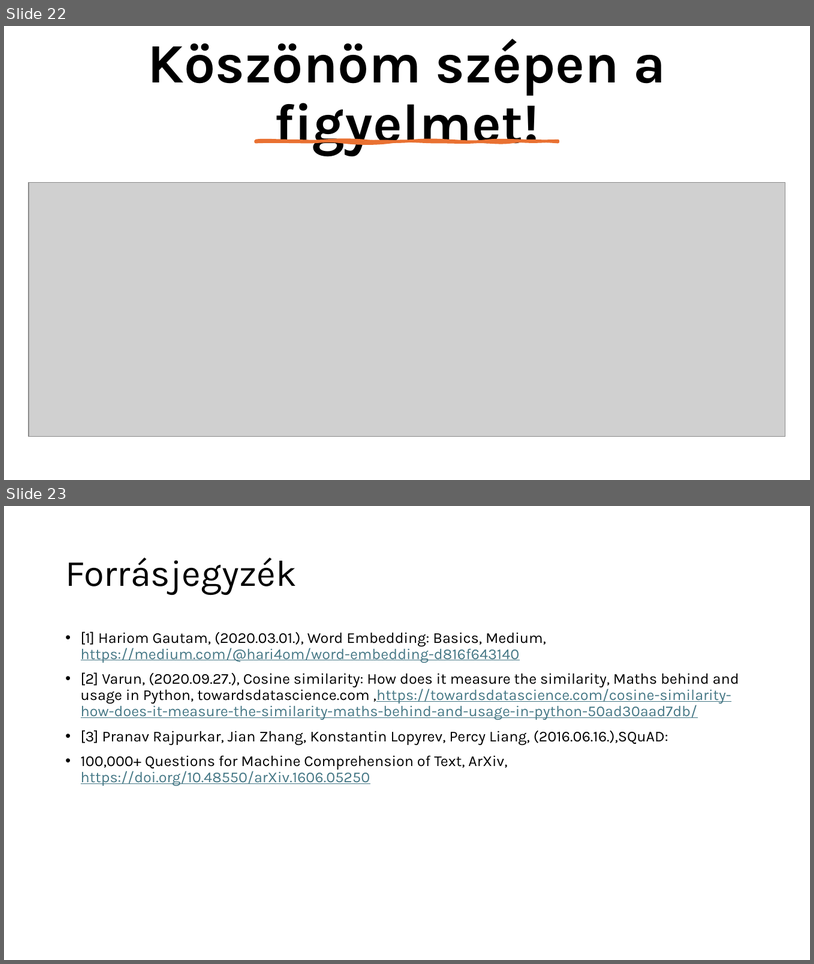
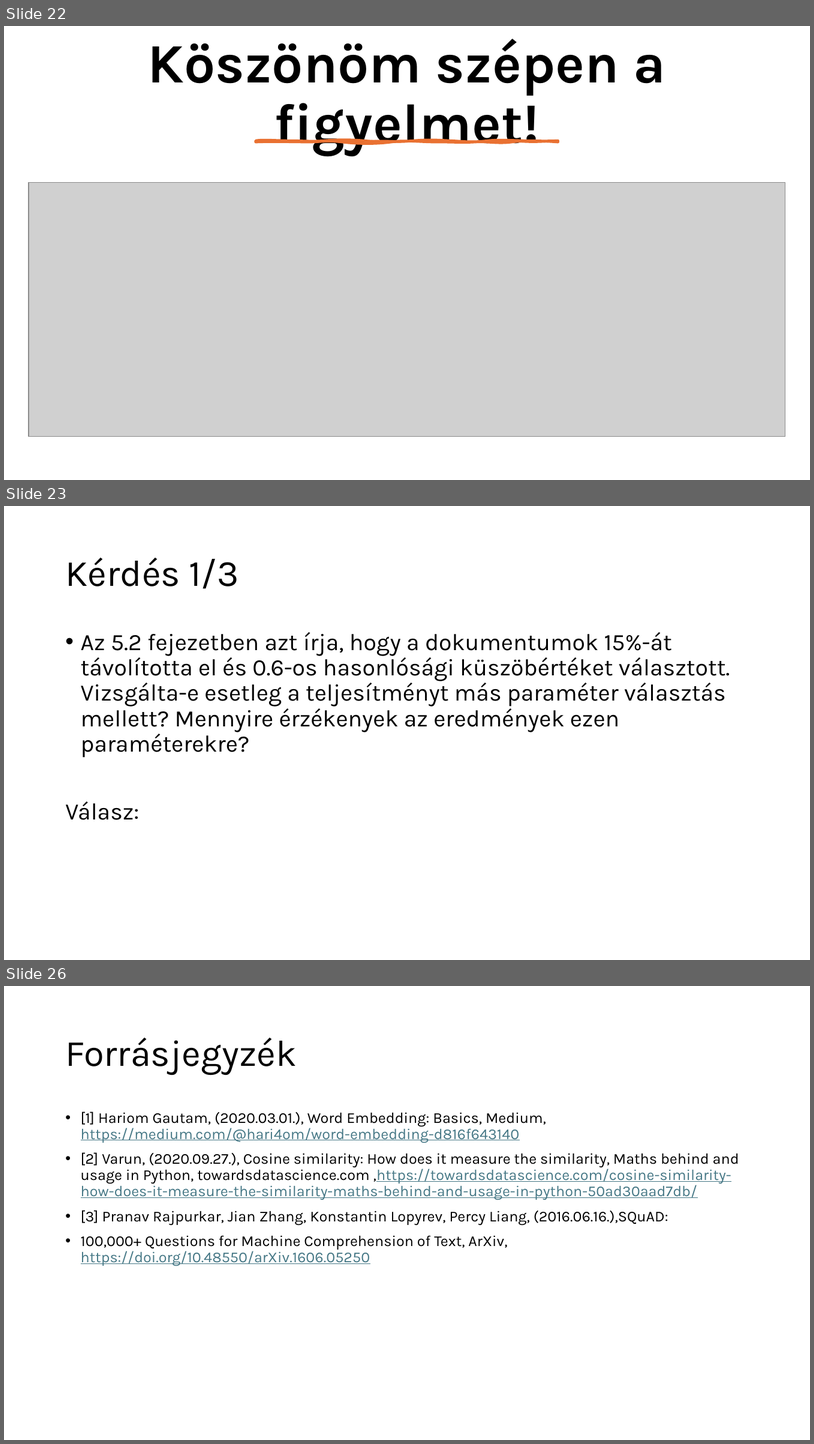
Before and after one commit to czotterbenedek/rag-onlineclustering-optimization, a slide deck: tdk/CzotterBenedek_TDK_javitott_2.0.pptx. Shown one above the other, each under a label of ours: slides 22 and 23 before the commit, slides 22, 23 and 26 after it; the slides between them are not shown. The pictures are 814x964 and 814x1444 pixels, drawn with LibreOffice and Linux fonts; fonts in the diff are those of the drawing; grey boxes stand for pictures. Boxes give left, top, right and bottom in pixels: in the first picture for what was removed or moved away, otherwise in the second. Text is boxed around its words. In the diff, an @@ line names an element or a change of style, - is before the commit and + after.

```diff
--- a/tdk/CzotterBenedek_TDK_javitott_2.0.pptx
+++ b/tdk/CzotterBenedek_TDK_javitott_2.0.pptx
@@ slide 23 added at (x1=4, y1=506, x2=810, y2=960), background #FFFFFF @@
@@ title added at (x1=65, y1=558, x2=239, y2=589), 44 pt, text #000000 @@
+Kérdés 1/3
@@ text added at (x1=65, y1=632, x2=730, y2=820), 28 pt, text #000000 @@
+• Az 5.2 fejezetben azt írja, hogy a dokumentumok 15%-át távolította el és 0.6-os hasonlósági küszöbértéket választott. Vizsgálta-e esetleg a teljesítményt más paraméter választás mellett? Mennyire érzékenyek az eredmények ezen paraméterekre?
+Válasz:
@@ what was slide 23 is now slide 26 @@
```
Also in this commit, not shown: 20 slides changed, 2 other slides added, 2 other files.
